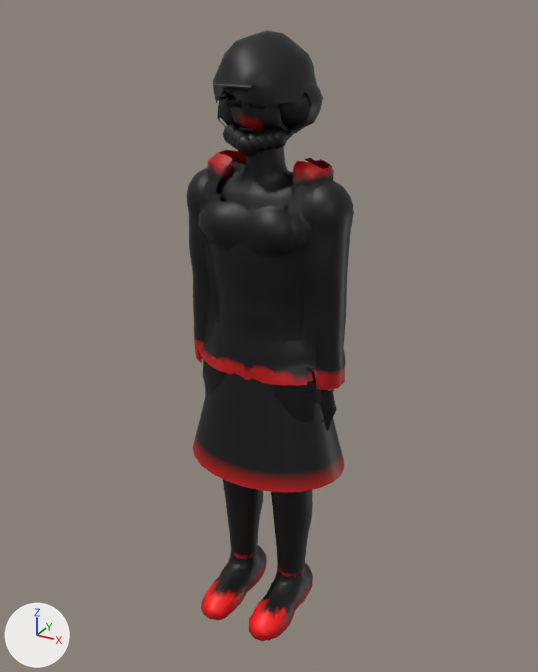
Before and after pictures for a commit that changed the glTF model assets/models/human.glb.
The view is the same before and after, from a 50 mm lens placed at (1.022, -1.846, 1.91), pointed at (0.002, 0.009, 0.982). Lighting does not change. The marker at lower left points along +X, +Y and +Z. The picture after the commit comes second.

In view in the first picture: 'beard', 'body_f', 'body_m', 'cap', 'hair_afro', 'hair_long', 'head', 'jacket_f', 'jacket_m', 'long_f', 'long_m', 'pants_f', 'pants_m', 'shades', 'shoes_f', 'shoes_m', 'shorts_f', 'shorts_m', 'skirt_f', 'tee_f', 'tee_m'.
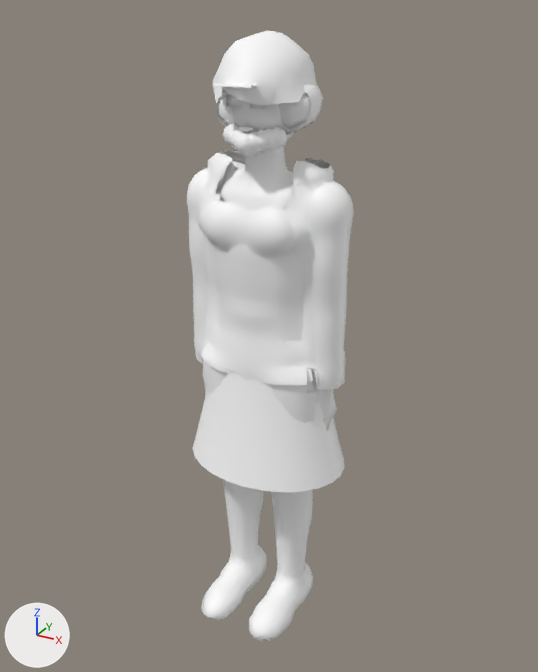
Location of each change, (x1, y1, x2, y2) in pixels of the pictures (538 x 672 px):
```json
{"object": "jacket_m", "change": "recoloured", "before": [187, 150, 354, 390], "after": [187, 150, 354, 390], "on screen": "lighter"}
{"object": "skirt_f", "change": "recoloured", "before": [192, 373, 345, 492], "after": [192, 373, 345, 492], "on screen": "lighter"}
{"object": "jacket_f", "change": "recoloured", "before": [198, 150, 334, 391], "after": [198, 150, 334, 391], "on screen": "lighter"}
{"object": "hair_afro", "change": "recoloured", "before": [213, 30, 323, 133], "after": [213, 30, 323, 133], "on screen": "lighter"}
{"object": "pants_m", "change": "recoloured", "before": [223, 480, 312, 578], "after": [223, 480, 312, 578], "on screen": "lighter"}
{"object": "body_m", "change": "recoloured", "before": [203, 148, 337, 432], "after": [203, 148, 337, 432]}
{"object": "shoes_f", "change": "recoloured", "before": [202, 546, 313, 642], "after": [202, 546, 313, 642], "on screen": "lighter"}
{"object": "shoes_m", "change": "recoloured", "before": [201, 545, 312, 641], "after": [201, 545, 312, 641], "on screen": "lighter"}
{"object": "pants_f", "change": "recoloured", "before": [203, 369, 324, 575], "after": [203, 369, 324, 575]}
{"object": "shorts_f", "change": "recoloured", "before": [203, 360, 327, 423], "after": [203, 360, 327, 423], "on screen": "lighter"}
{"object": "beard", "change": "recoloured", "before": [223, 123, 288, 157], "after": [223, 123, 288, 157], "on screen": "lighter"}
{"object": "head", "change": "recoloured", "before": [231, 100, 289, 134], "after": [231, 100, 289, 134], "on screen": "lighter"}
{"object": "body_f", "change": "recoloured", "before": [225, 147, 322, 405], "after": [225, 147, 322, 405]}
{"object": "shades", "change": "recoloured", "before": [218, 95, 266, 109], "after": [218, 95, 266, 109], "on screen": "lighter"}
{"object": "shorts_m", "change": "recoloured", "before": [209, 371, 313, 398], "after": [209, 371, 313, 398]}
{"object": "long_f", "change": "recoloured", "before": [204, 157, 328, 390], "after": [204, 157, 328, 390]}
{"object": "cap", "change": "recoloured", "before": [213, 83, 254, 88], "after": [213, 83, 254, 88]}
{"object": "tee_f", "change": "recoloured", "before": [218, 158, 285, 210], "after": [218, 158, 285, 210]}
{"object": "tee_m", "change": "recoloured", "before": [216, 167, 296, 205], "after": [216, 167, 296, 205]}
{"object": "hair_long", "change": "recoloured", "before": [287, 132, 294, 140], "after": [287, 132, 294, 140]}
{"object": "long_m", "change": "recoloured", "before": [201, 160, 314, 372], "after": [201, 160, 314, 372]}
```

The change, as JSON lines over the scene's bpy script:
```json
{"block": "mat_human", "where": "n0 = _N.new('ShaderNodeBsdfPrincipled'); n0.name = 'Principled BSDF'"}
{"op": "add", "block": "mat_human", "code": "n0.inputs[0].default_value = (1.0, 1.0, 1.0, 1.0)  # 'Base Color', white #ffffff"}
{"op": "remove", "block": "mat_human", "code": "n2 = _N.new('ShaderNodeVertexColor'); n2.name = 'Color Attribute'"}
{"op": "remove", "block": "mat_human", "code": "_L.new(n2.outputs[0], n0.inputs[0])  # 'Color' to 'Base Color'"}
{"block": "me_body_raw_008", "where": "me_body_raw_008.from_pydata(...)  # 1010 vertices, 1900 faces; spans x -0.234..0.238, y -0.153..0.183, z 0.857..1.533"}
{"block": "me_body_raw_008", "where": "# used by ob_jacket_f; location = (0.0, 0.0, 0.0)"}
{"block": "me_body_raw_008", "change": "me_body_raw_008 part 1: vertex colours changed"}
{"block": "me_body_raw_001", "where": "me_body_raw_001.from_pydata(...)  # 1391 vertices, 2654 faces; spans x -0.262..0.262, y -0.136..0.182, z 0.858..1.533"}
{"block": "me_body_raw_001", "where": "# used by ob_jacket_m; location = (0.0, 0.0, 0.0)"}
{"block": "me_body_raw_001", "change": "me_body_raw_001 part 2: vertex colours changed"}
{"block": "me_body_raw_013", "where": "me_body_raw_013.from_pydata(...)  # 407 vertices, 764 faces; spans x -0.156..0.158, y -0.246..0.123, z -0.023..0.14"}
{"block": "me_body_raw_013", "where": "# used by ob_shoes_f; location = (0.0, 0.0, 0.0)"}
{"block": "me_body_raw_013", "change": "me_body_raw_013 part 3: vertex colours changed"}
{"block": "me_body_raw_006", "where": "me_body_raw_006.from_pydata(...)  # 360 vertices, 676 faces; spans x -0.161..0.158, y -0.241..0.123, z -0.023..0.135"}
{"block": "me_body_raw_006", "where": "# used by ob_shoes_m; location = (0.0, 0.0, 0.0)"}
{"block": "me_body_raw_006", "change": "me_body_raw_006 part 4: vertex colours changed"}
{"block": "me_skirt_f", "where": "me_skirt_f.from_pydata(...)  # 208 vertices, 364 faces; spans x -0.265..0.265, y -0.199..0.199, z 0.56..0.99"}
{"block": "me_skirt_f", "where": "# used by ob_skirt_f; location = (0.0, 0.0, 0.0)"}
{"block": "me_skirt_f", "change": "me_skirt_f part 5: vertex colours changed"}
```
